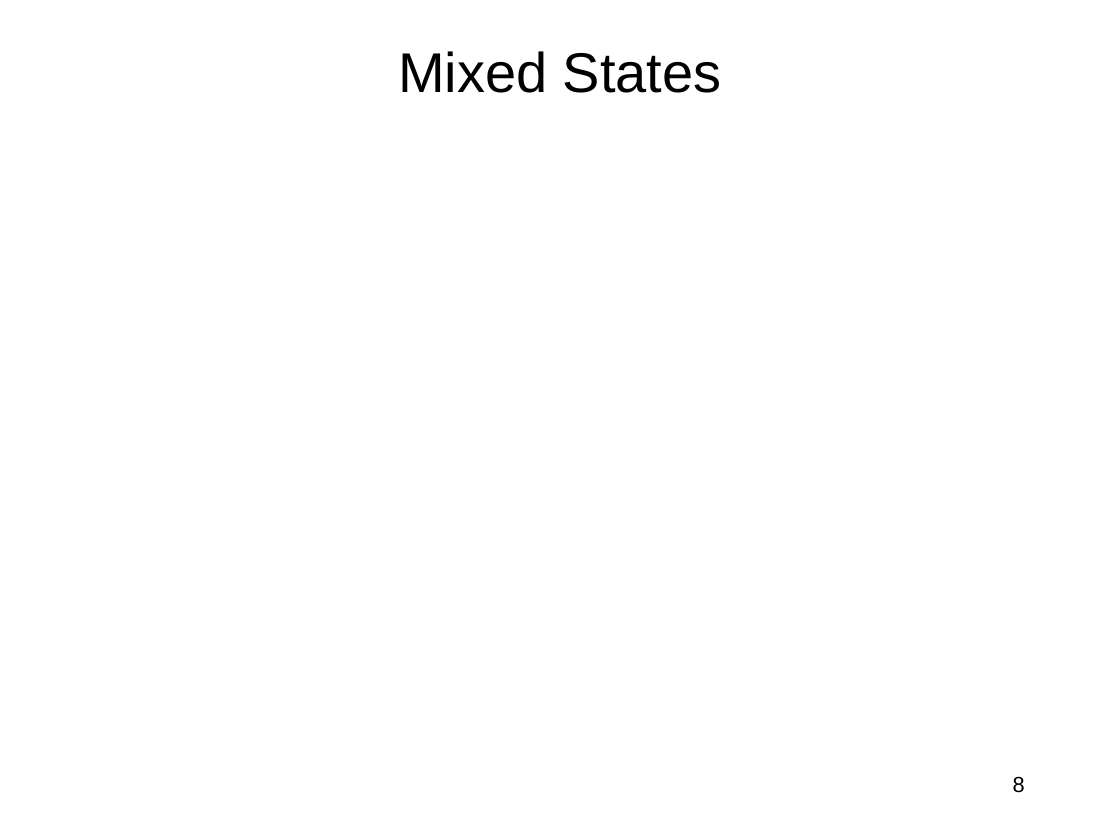
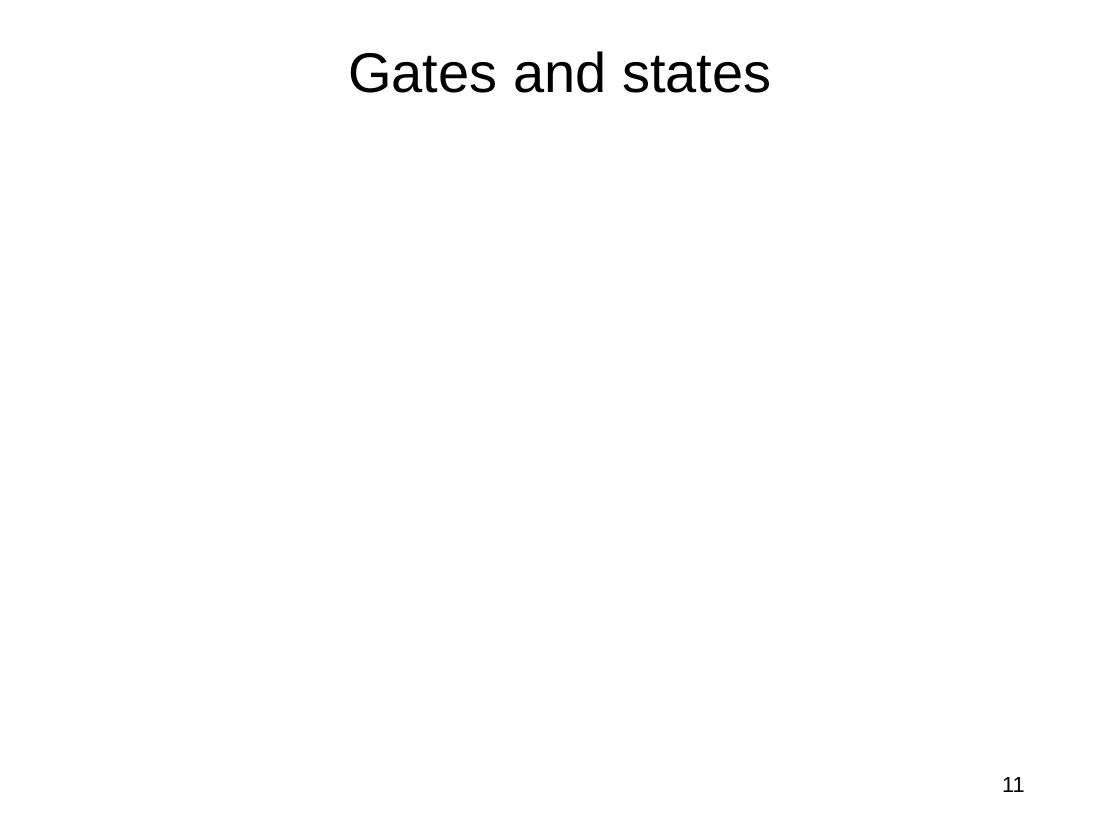
Before and after one commit to jlmucb/class_notes, a slide deck: slide 11 of BerkeleyClass/CS290Spring2013/Lectures/QC.pptx (slide 8 before the commit). Drawn at 1120x840 pixels with LibreOffice and Linux fonts; fonts in the diff are those of the drawing; grey boxes stand for pictures. Boxes give left, top, right and bottom in pixels: in the first picture for what was removed or moved away, otherwise in the second. Text is boxed around its words. In the diff, an @@ line names an element or a change of style, - is before the commit and + after.

```diff
--- a/BerkeleyClass/CS290Spring2013/Lectures/QC.pptx
+++ b/BerkeleyClass/CS290Spring2013/Lectures/QC.pptx
@@ title at [348,51,771,93]: text changed @@
-Mixed States
+Gates and states
@@ page number at [1002,777,1025,792]: text changed @@
-8
+11
```
Also in this commit, not shown: 5 other slides changed, 7 slides added, 4 slides removed.
